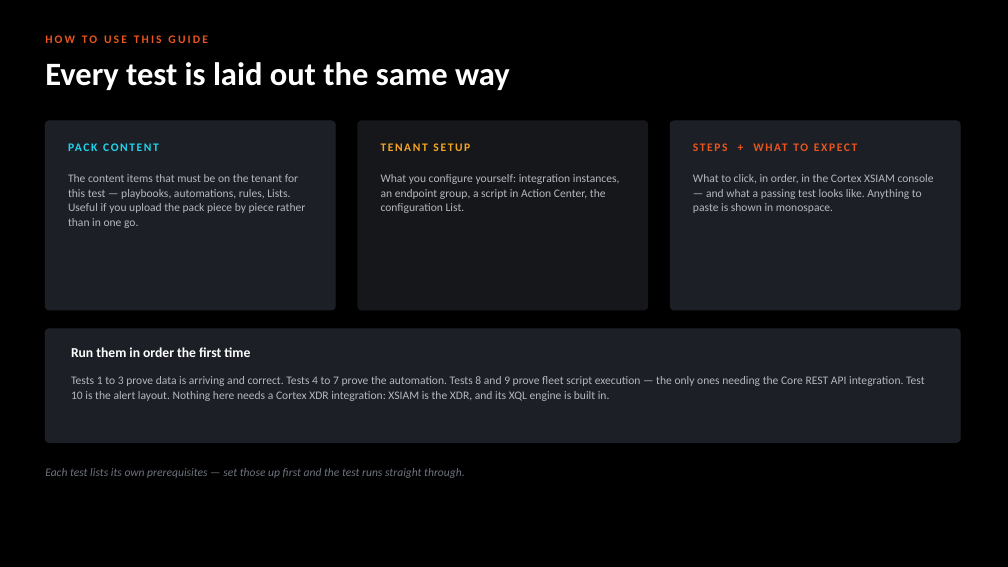
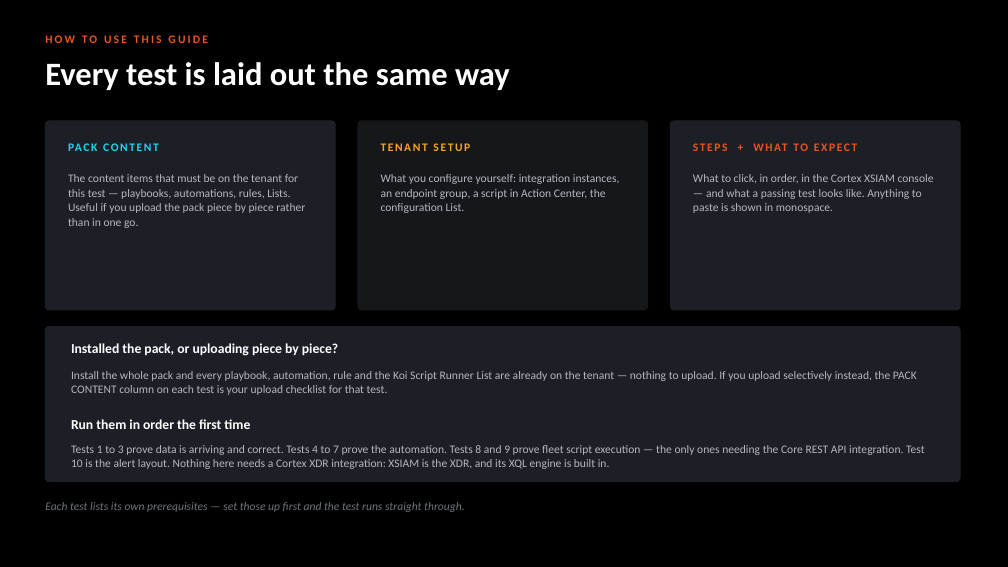
Before and after one commit to ayman-m/koi-xsiam-markeplacepack, a slide deck: slide 3 of docs/KOI_Marketplace_Pack_Test_Guide.pptx. Drawn at 1008x567 pixels with LibreOffice and Linux fonts; fonts in the diff are those of the drawing. Boxes give left, top, right and bottom in pixels: in the first picture for what was removed or moved away, otherwise in the second. Text is boxed around its words. In the diff, an @@ line names an element or a change of style, - is before the commit and + after.

```diff
--- a/docs/KOI_Marketplace_Pack_Test_Guide.pptx
+++ b/docs/KOI_Marketplace_Pack_Test_Guide.pptx
@@ rounded rectangle: place and size @@
-rounded rectangle at (45, 329, 960, 442)
+rounded rectangle at (45, 327, 960, 482)
@@ rounded rectangle at (45, 327, 960, 482): proportions changed @@
@@ text added at (71, 343, 338, 356), 13 pt, text #FFFFFF, bold @@
+Installed the pack, or uploading piece by piece?
@@ text added at (71, 371, 917, 395), 11 pt, text #B4B7BD @@
+Install the whole pack and every playbook, automation, rule and the Koi Script Runner List are already on the tenant — nothing to upload. If you upload selectively instead, the PACK CONTENT column on each test is your upload checklist for that test.
@@ text "Run them in order the ...": place and size @@
-text "Run them in order the ..." at (71, 347, 250, 357)
+text "Run them in order the ..." at (71, 419, 250, 429)
@@ text "Tests 1 to 3 prove ...": place and size @@
-text "Tests 1 to 3 prove ..." at (71, 376, 925, 401)
+text "Tests 1 to 3 prove ..." at (71, 445, 925, 469)
@@ text "Tests 1 to 3 prove ..." at (71, 445, 925, 469): line spacing 14pt to 13pt @@
@@ text "Each test lists its own ...": place and size @@
-text "Each test lists its own ..." at (45, 468, 464, 478)
+text "Each test lists its own ..." at (45, 502, 464, 512)
```
Also in this commit, not shown: 1 other slide changed, 2 other files.
